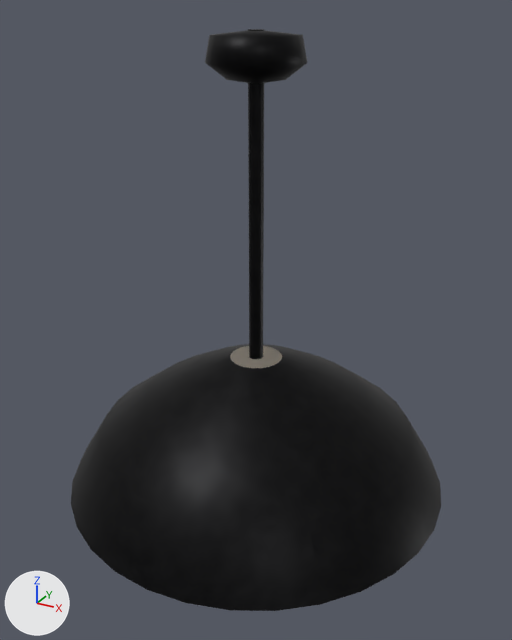
The FBX model Assets/_Game/Art/Props/PRP_CeilingLamp_Intact.fbx as it was, and as the next commit left it.
Rendered twice from a camera (50 mm lens) standing at (0.355, -0.645, 0.018) and looking at (0.001, -0.001, -0.303). The lights are fixed; the arrows at lower left show +X, +Y and +Z. The first picture is the older version. Where no turn or scale is listed for an object, it has been applied to the vertices.

The first picture shows 'Lamp_Rod', 'Lamp_Shade'.
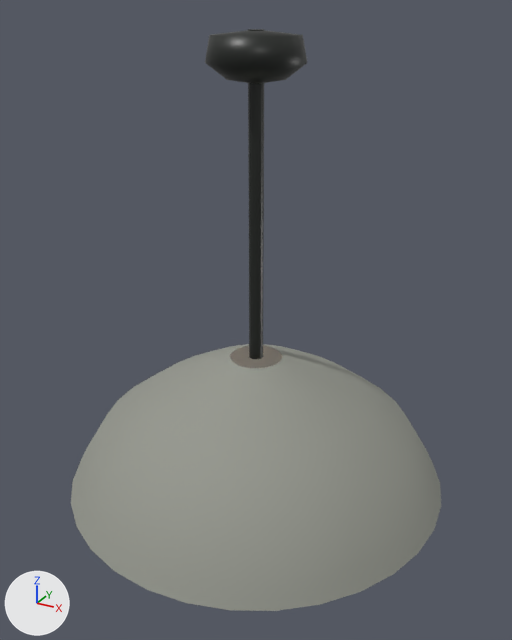
What differs and where, as boxes [x1, y1, x2, y2] in the pictures (512 x 640 px):
'Lamp_Rod', recoloured (lighter)
    both: [205, 29, 307, 359]
part 1 of me_lamp_shade_mesh, recoloured (black to grey)
    both: [71, 344, 441, 611]

Patch to the scene script:
```diff
--- a/Assets/_Game/Art/Props/PRP_CeilingLamp_Intact.fbx.py
+++ b/Assets/_Game/Art/Props/PRP_CeilingLamp_Intact.fbx.py
@@ mat_mat_mv_enamelblack @@
+mat_mat_mv_enamelblack = principled_material('MAT_MV_EnamelBlack')
+mat_mat_mv_enamelblack.base_color = (0.012, 0.015, 0.012)  # black #1d211d
+mat_mat_mv_enamelblack.roughness = 0.4
@@ mat_mat_mv_lampshadeouter @@
+mat_mat_mv_lampshadeouter = principled_material('MAT_MV_LampShadeOuter')
+mat_mat_mv_lampshadeouter.base_color = (0.3, 0.31, 0.27)  # grey #95978e
+mat_mat_mv_lampshadeouter.roughness = 0.78
@@ me_cylinder @@
 me_cylinder.from_pydata(...)  # 154 vertices, 162 faces; spans x -0.05..0.05, y -0.05..0.05, z -0.175..0.175
-me_cylinder.materials.append(mat_mat_metal_dark)
+me_cylinder.materials.append(mat_mat_mv_enamelblack)  # black #1d211d
@@ me_lamp_shade_mesh @@
 me_lamp_shade_mesh.from_pydata(...)  # 352 vertices, 288 faces; spans x -0.225..0.225, y -0.225..0.225, z -0.51..-0.35
 # used by ob_lamp_shade; location = (0.0, 0.0, 0.0)
+# me_lamp_shade_mesh part 1: all 160 faces that had it switch from mat_mat_metal_dark to mat_mat_mv_lampshadeouter (grey #95978e)
 me_lamp_shade_mesh.materials.append(mat_mat_lampshade_inner)
```
